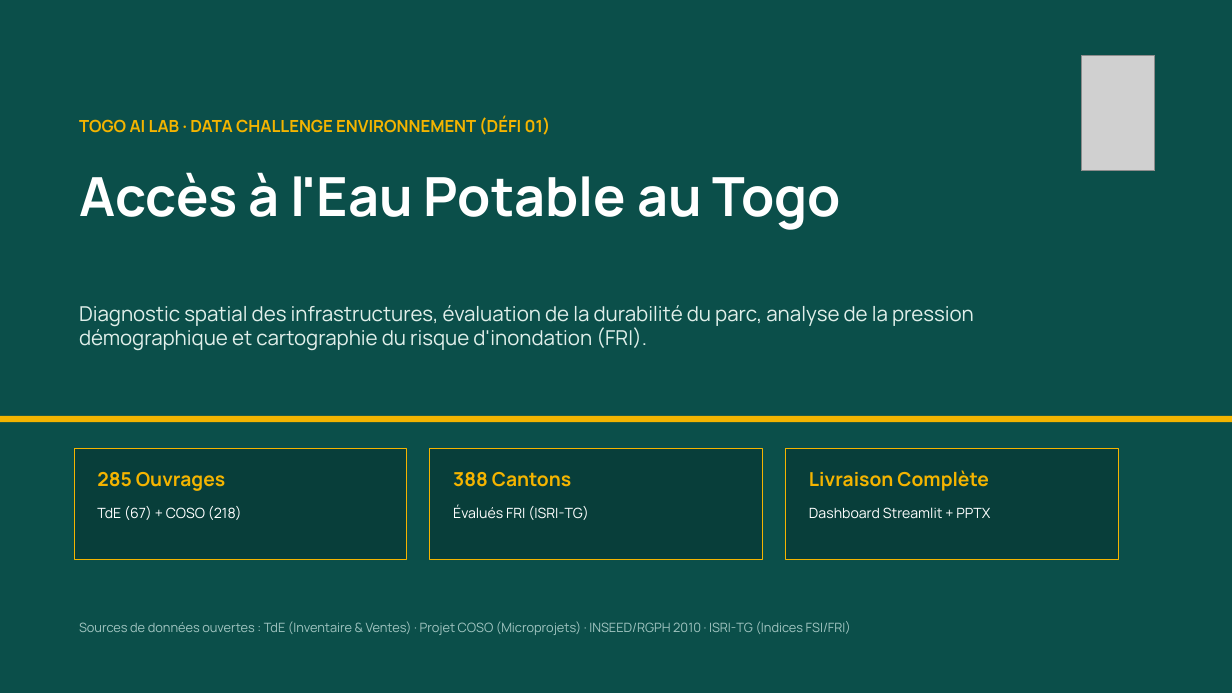
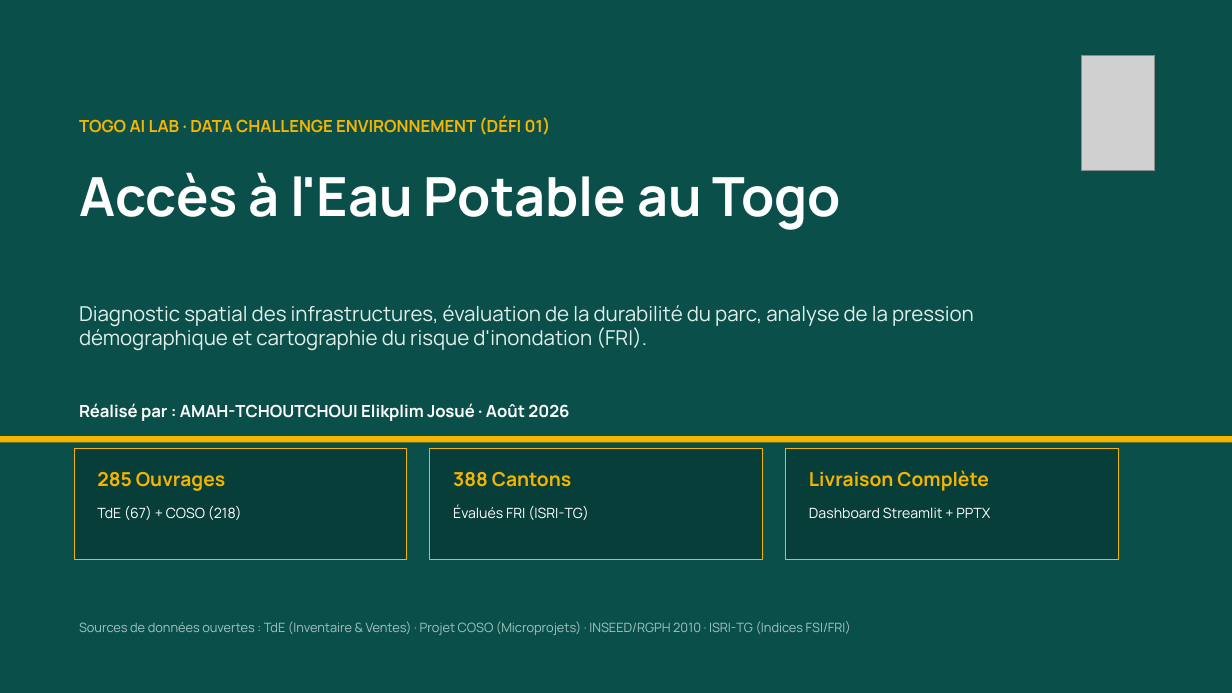
Before and after one commit to JosherenPro/defi1-environnement, a slide deck: slide 1 of reports/rapport.pptx. Drawn at 1232x693 pixels with LibreOffice and Linux fonts; fonts in the diff are those of the drawing; grey boxes stand for pictures. Boxes give left, top, right and bottom in pixels: in the first picture for what was removed or moved away, otherwise in the second. Text is boxed around its words. In the diff, an @@ line names an element or a change of style, - is before the commit and + after.

```diff
--- a/reports/rapport.pptx
+++ b/reports/rapport.pptx
@@ text added at (79, 403, 569, 421), 13 pt, text #FFFFFF, bold @@
+Réalisé par : AMAH-TCHOUTCHOUI Elikplim Josué · Août 2026
@@ rectangle: place and size @@
-rectangle at (0, 416, 1232, 422)
+rectangle at (0, 436, 1232, 443)
```
Also in this commit, not shown: 1 other file.
